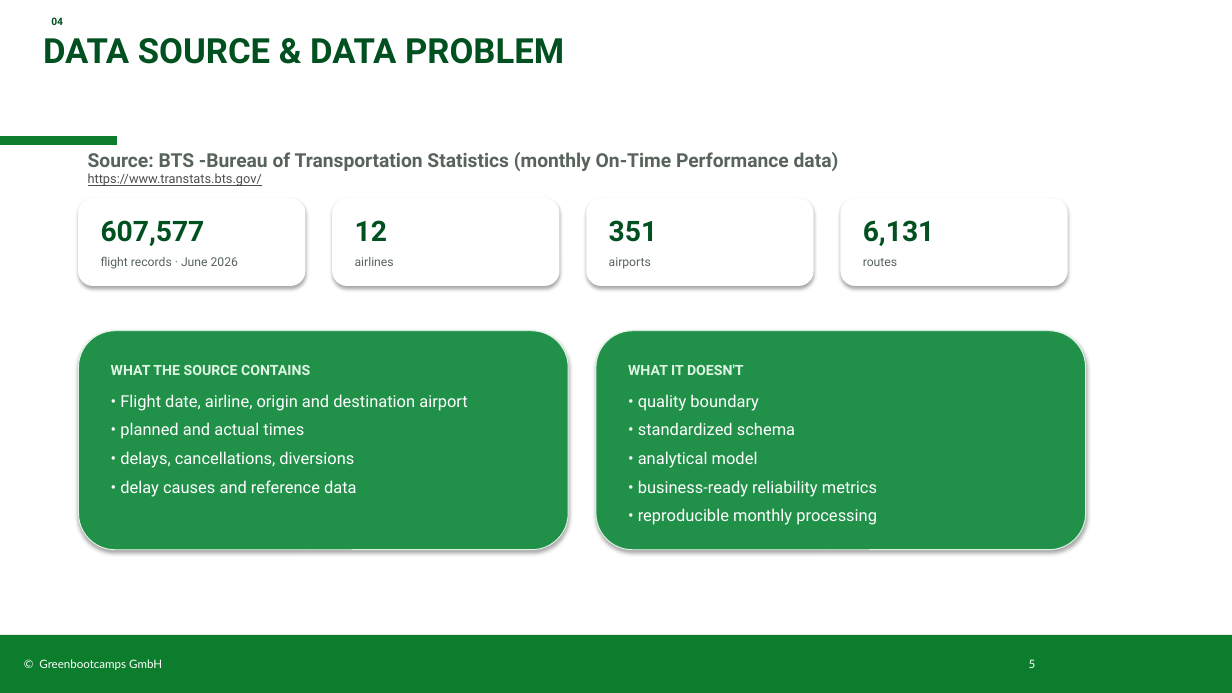
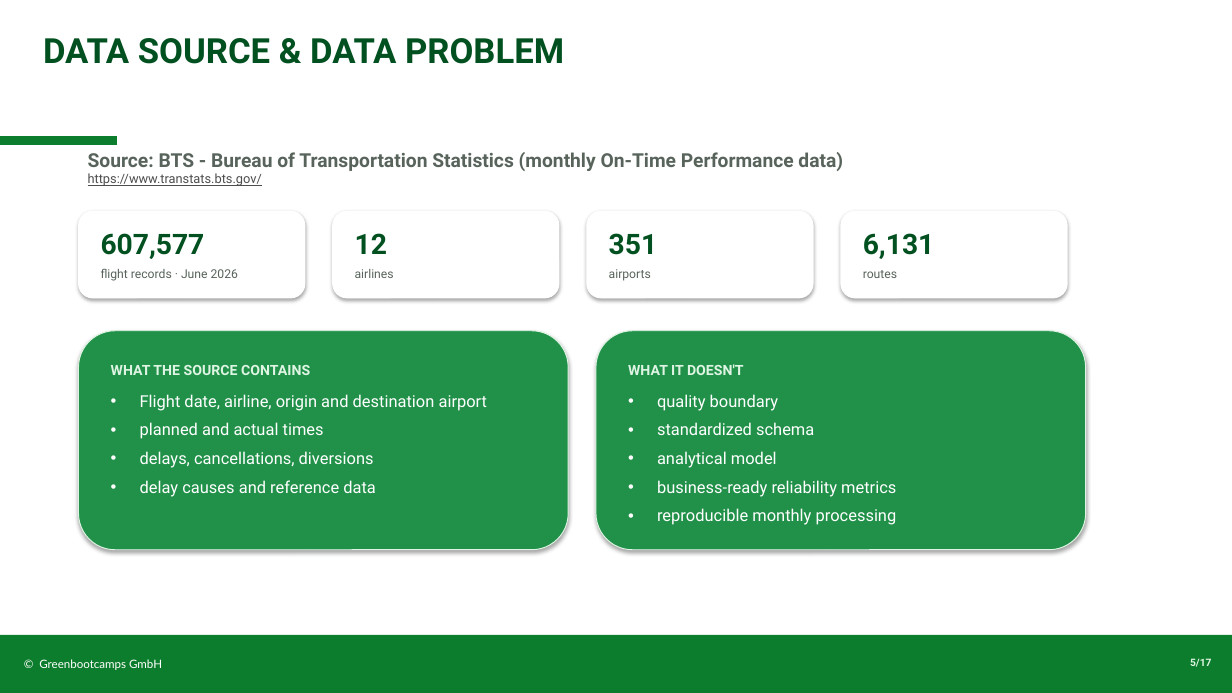
Before and after one commit to Peter-SQL/airline-operations-pipeline, a slide deck: slide 5 of docs/Airline_Reliability_PB.pptx. Drawn at 1232x693 pixels with LibreOffice and Linux fonts; fonts in the diff are those of the drawing; background and template pictures are left out. Boxes give left, top, right and bottom in pixels: in the first picture for what was removed or moved away, otherwise in the second. Text is boxed around its words. In the diff, an @@ line names an element or a change of style, - is before the commit and + after.

Commit message:
pptx

```diff
--- a/docs/Airline_Reliability_PB.pptx
+++ b/docs/Airline_Reliability_PB.pptx
@@ text removed at <box>51,17,63,25</box> @@
-04
@@ text at <box>88,152,843,171</box>: spaces changed @@
-Source: BTS -Bureau of Transportation Statistics (monthly On-Time Performance data)
+Source: BTS - Bureau of Transportation Statistics (monthly On-Time Performance data)
@@ 4 texts, 4 rounded rectangles: place and size @@
-4 texts, 4 rounded rectangles at <box>79,199,1067,286</box>
+4 texts, 4 rounded rectangles at <box>79,212,1067,299</box>
@@ 4 texts: place and size @@
-4 texts at <box>101,257,897,269</box>
+4 texts at <box>101,269,897,281</box>
@@ text at <box>140,394,488,497</box>: text changed @@
-• Flight date, airline, origin and destination airport
-• planned and actual times
-• delays, cancellations, diversions
-• delay causes and reference data
+• Flight date, airline, origin and destination airport
+• planned and actual times
+• delays, cancellations, diversions
+• delay causes and reference data
@@ text at <box>657,394,897,525</box>: text changed @@
-• quality boundary
-• standardized schema
-• analytical model
-• business-ready reliability metrics
-• reproducible monthly processing
+• quality boundary
+• standardized schema
+• analytical model
+• business-ready reliability metrics
+• reproducible monthly processing
@@ text at <box>39,659,162,670</box>: text changed @@
-© Greenbootcamps GmbH 5
+© Greenbootcamps GmbH
@@ page number added at <box>1190,658,1212,667</box>, 8 pt, text #DFF5E4, bold @@
+5/17
```
Also in this commit, not shown: 11 other slides changed, 5 slides added, 1 slide removed, 3 other files.
